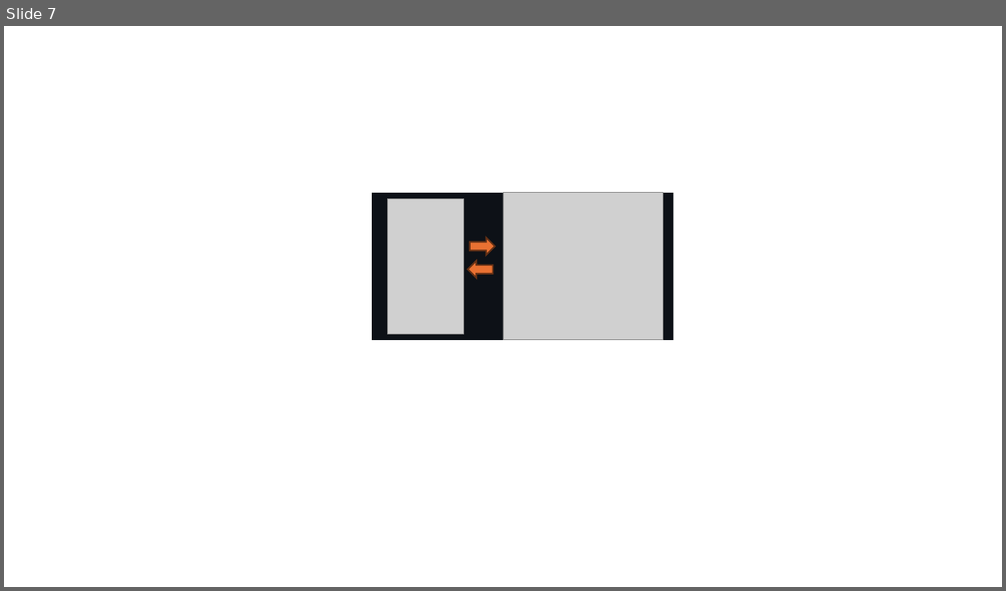
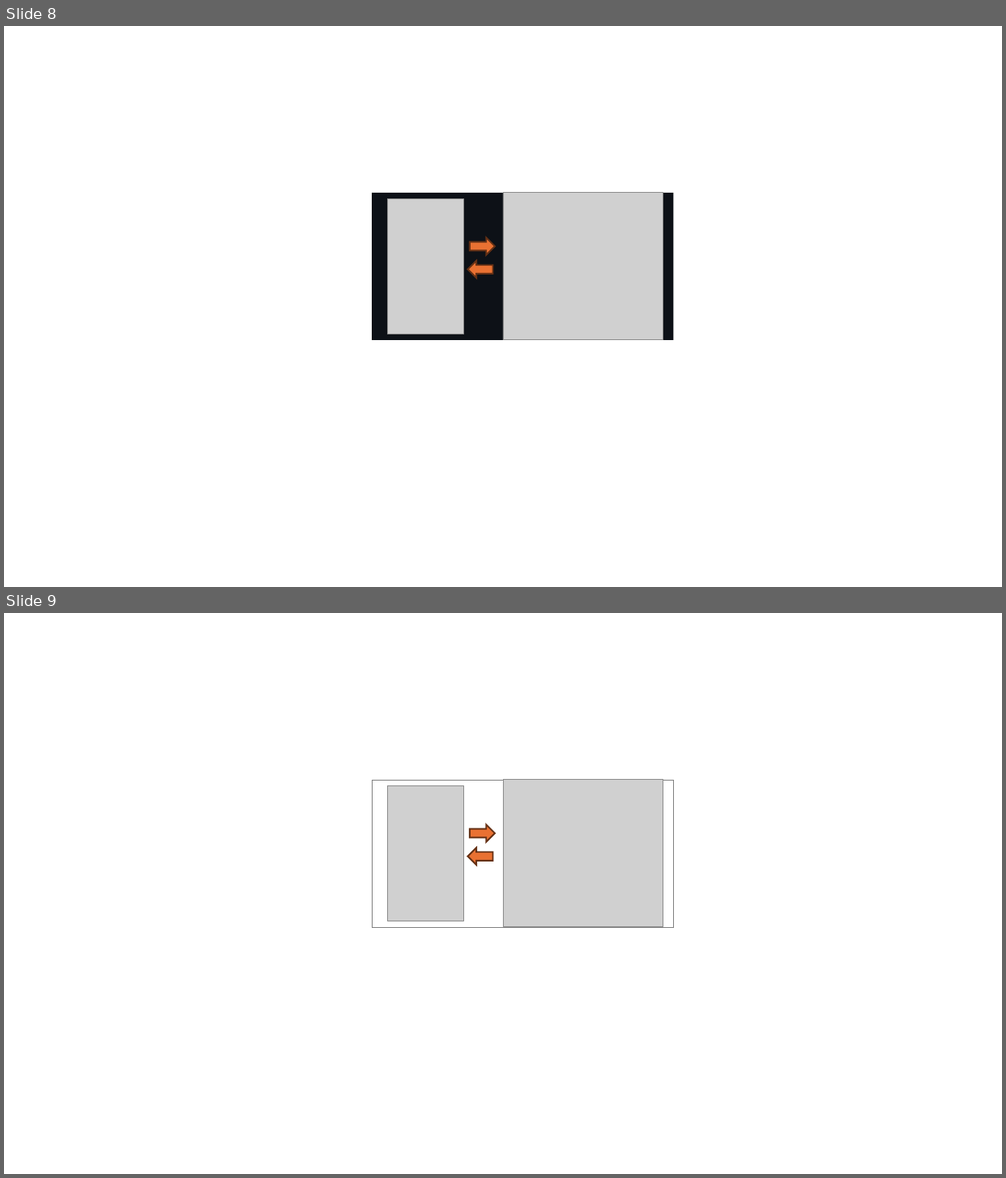
Before and after one commit to deckerth/FoobarRemoteController2, a slide deck: assets/launcher_icon.pptx. Shown one above the other, each under a label of ours: slide 7 before the commit, slides 8 and 9 after it. The pictures are 1006x591 and 1006x1178 pixels, drawn with LibreOffice and Linux fonts; fonts in the diff are those of the drawing; grey boxes stand for pictures. Boxes give left, top, right and bottom in pixels: in the first picture for what was removed or moved away, otherwise in the second. Text is boxed around its words. In the diff, an @@ line names an element or a change of style, - is before the commit and + after.

Commit message:
Assets #4

```diff
--- a/assets/launcher_icon.pptx
+++ b/assets/launcher_icon.pptx
@@ slide 9 added at (4, 613, 1002, 1174), background #FFFFFF @@
@@ rectangle added at (372, 780, 673, 927), fill #FFFFFF, outline #808080 0.25 pt @@
@@ picture added at (503, 780, 663, 927) @@
@@ picture added at (388, 786, 464, 922) @@
@@ right arrow added at (470, 825, 495, 842), fill #E97132, outline #663216 1.5 pt @@
@@ right arrow added at (468, 848, 493, 865), fill #E97132, outline #663216 1.5 pt @@
@@ what was slide 7 is now slide 8 @@
```
